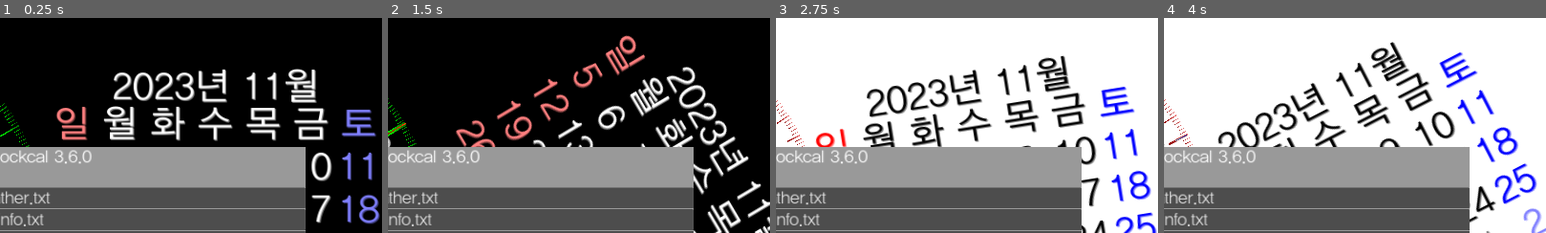
Above: before the commit, frames 1-4 (left to right).
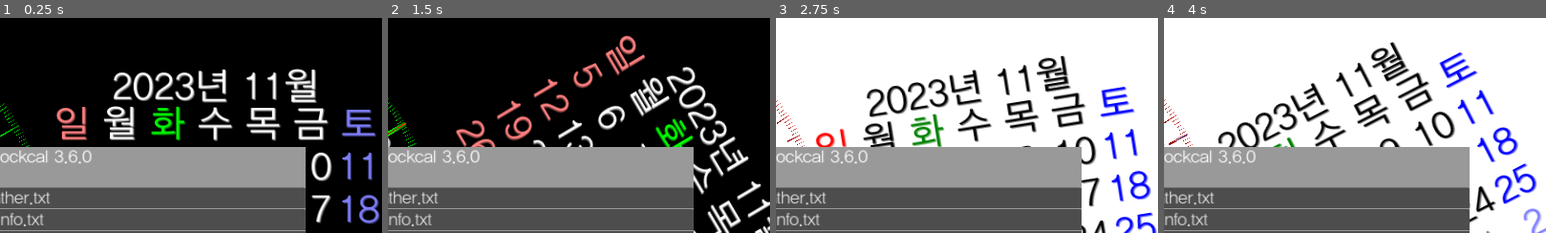
Above: after the commit, the same moments.

Repository: kasworld/gd4analogclockcal
Game: Godot game, scene res://main.tscn
Two runs of this game, one before a commit and one after it. Both use one fixed random seed, a clock stepped at 60 frames per second and the inputs below.
Inputs (mouse positions are % of the whole screen's width and height, from its top left):
- Up to frame 1 (0.25 s): no input
- Up to frame 2 (1.5 s): tap Enter at 0.5, 0.6, 1.35 s; move the mouse to (72, 45) at 0.52 s; click (72, 45) at 0.67 s; move the mouse to (30, 55) at 1.27 s; click (30, 55) at 1.42 s
- Up to frame 3 (2.75 s): move the mouse to (60, 28) at 2.02 s; tap Enter at 2.1 s; click (60, 28) at 2.17 s
- Up to frame 4 (4 s): move the mouse to (45, 70) at 2.77 s; tap Enter at 2.85, 3.6 s; click (45, 70) at 2.92 s; move the mouse to (80, 65) at 3.52 s; click (80, 65) at 3.67 s
The pictures show only the part of the screen within x 50-100%, y 0-50%; the shares and areas given below are measured in that part.

The runs differ from the first frame. In frame 1, 0.7% of the frame differs, in the area x 39-49%, y 40-58%; in frame 2, 0.6%; in frame 3, 0.7%; in frame 4, less than 0.1%.
Error in both runs: Attempt to call function 'store_line' in base 'null instance' on a null instance. (res://config.gd:29)

Commit message:
change weekday color

Diff:
--- a/calendar/calendar.gd
+++ b/calendar/calendar.gd
@@ -38,6 +38,13 @@
 	var today_dict = Time.get_date_dict_from_unix_time(today)
 	var day_index = today - (7 + today_dict["weekday"] )*24*60*60 #datetime.timedelta(days=(-today.weekday() - 7))
 
+	for wd in range(7):
+		var curLabel = calendar_labels[0][wd]
+		var co = Global.colors.weekday[wd]
+		if wd == today_dict["weekday"] :
+			co = Global.colors.today
+		Global.set_label_color(curLabel, co, Global.make_shadow_color(co))
+
 	for week in range(6):
 		for wd in range(7):
 			var day_index_dict = Time.get_date_dict_from_unix_time(day_index)
